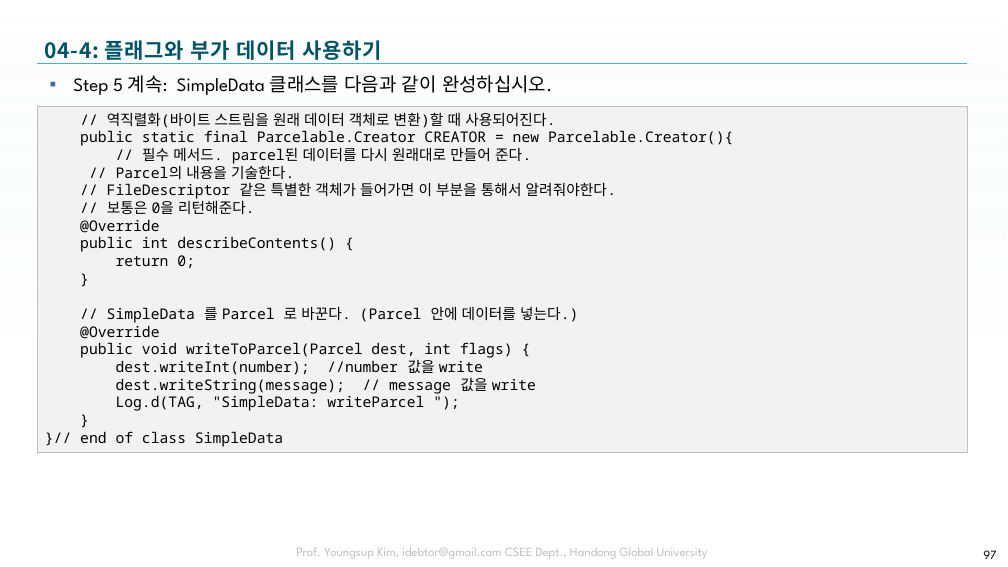
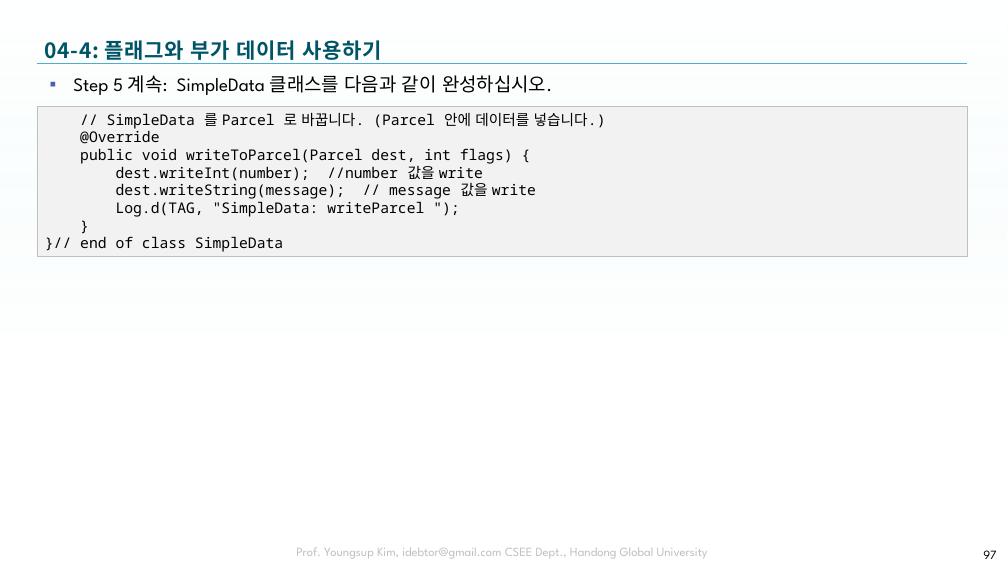
Before and after one commit to tae7841/HuStarAS, a slide deck: slide 97 of ppts/04Activity.pptx. Drawn at 1008x567 pixels with LibreOffice and Linux fonts; fonts in the diff are those of the drawing; background and template pictures are left out. Boxes give left, top, right and bottom in pixels: in the first picture for what was removed or moved away, otherwise in the second. Text is boxed around its words. In the diff, an @@ line names an element or a change of style, - is before the commit and + after.

```diff
--- a/ppts/04Activity.pptx
+++ b/ppts/04Activity.pptx
@@ rectangle "// SimpleData 를 Parcel 로 ...": place and size @@
-rectangle "// SimpleData 를 Parcel 로 ..." at [38, 107, 968, 453]
+rectangle "// SimpleData 를 Parcel 로 ..." at [38, 107, 968, 257]
@@ text in rectangle at [107, 113, 606, 129]: text changed @@
-// 역직렬화(바이트 스트림을 원래 데이터 객체로 변환)할 때 사용되어진다.
-public static final Parcelable.Creator CREATOR = new Parcelable.Creator(){
-// 필수 메서드. parcel된 데이터를 다시 원래대로 만들어 준다.
-// Parcel의 내용을 기술한다.
-// FileDescriptor 같은 특별한 객체가 들어가면 이 부분을 통해서 알려줘야한다.
-// 보통은 0을 리턴해준다.
-@Override
-public int describeContents() {
-return 0;
-}
-// SimpleData 를 Parcel 로 바꾼다. (Parcel 안에 데이터를 넣는다.)
+// SimpleData 를 Parcel 로 바꿉니다. (Parcel 안에 데이터를 넣습니다.)
```
Also in this commit, not shown: 6 other slides changed, 1 slide added.
